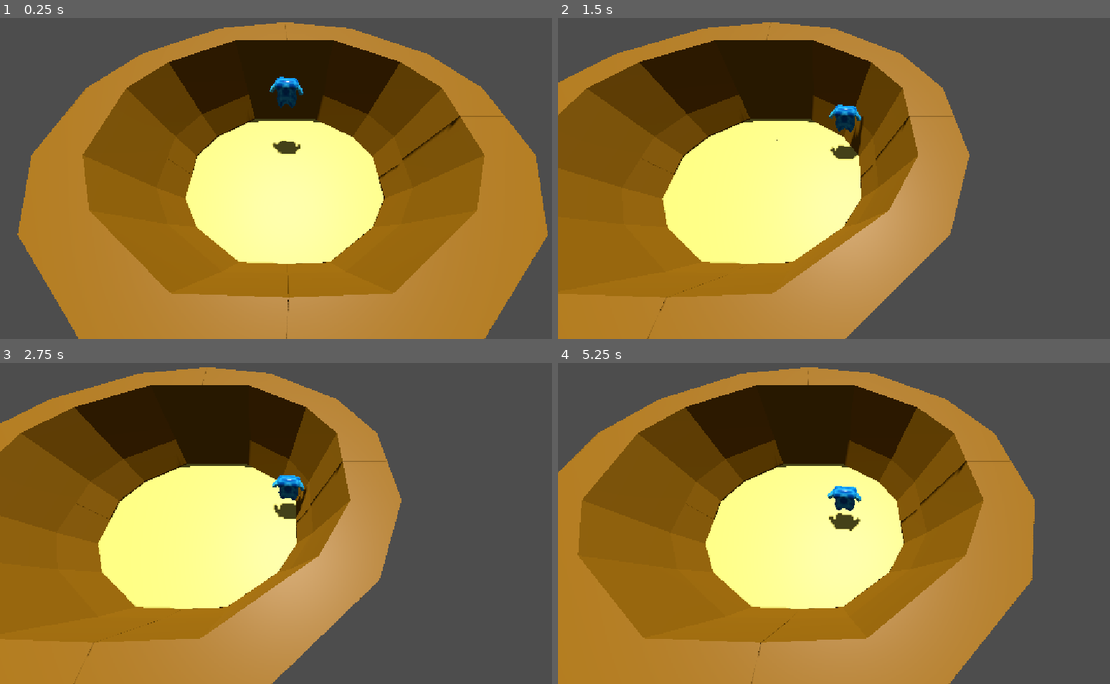
Above: before the commit, frames 1-4 (two rows, left to right).
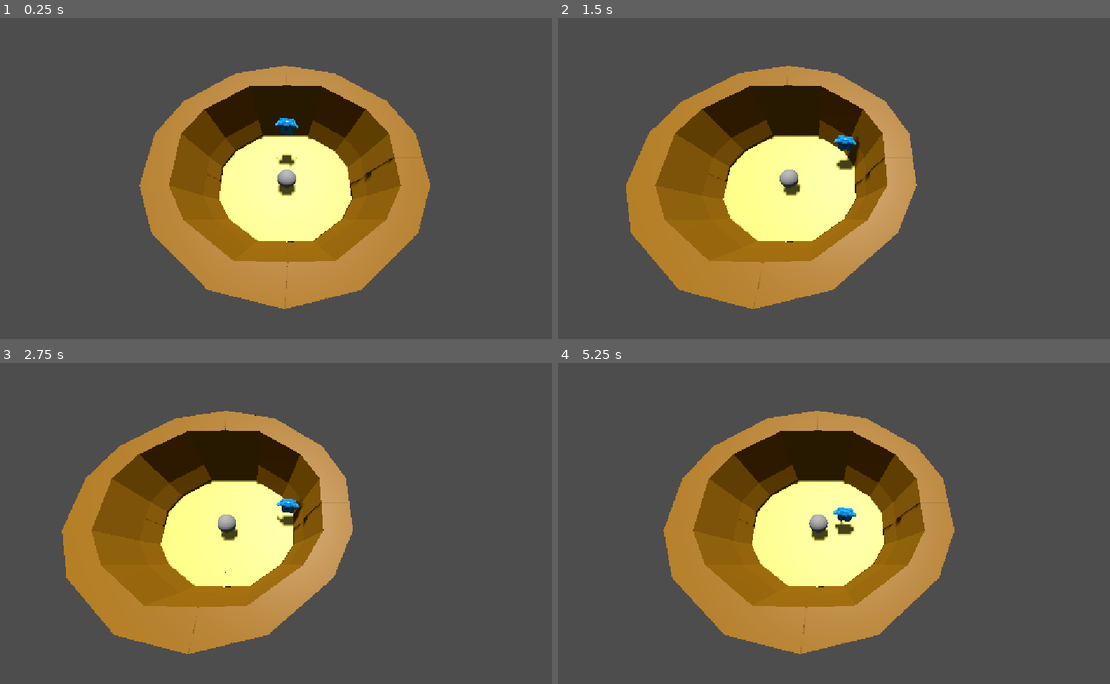
Above: after the commit, the same moments.

Repository: wildevi26250-tech/tcob
Game: Godot game, scene res://Main.tscn
Same seed, same stepped clock (60 frames per second), same inputs: the game is played once before the commit and once after it.
Inputs (mouse positions are in pixels of both pictures, inside the frame that each line leads up to):
- Up to frame 1 (0.25 s): no input
- Up to frame 2 (1.5 s): tap Enter (ui_accept) at 0.5, 0.77 s; move the mouse to (972, 162) at 0.52 s; hold Right (ui_right) 0.53-1.25 s; click (972, 162) at 0.67 s; drag from (729, 194) to (817, 242) at 1.27 s
- Up to frame 3 (2.75 s): move the mouse to (342, 452) at 2.02 s; hold Right (ui_right) from 2.03 s (still down)
- Up to frame 4 (5.25 s): release Right (ui_right) at 2.75 s; drag from (817, 587) to (673, 475) at 2.77 s; move the mouse to (1016, 571) at 3.52 s; hold Left (ui_left) 3.53-4.25 s; tap Enter (ui_accept) at 3.77 s; drag from (673, 475) to (756, 443) at 4.27 s; move the mouse to (872, 523) at 5.02 s; hold Down (ui_down) from 5.03 s (still down); click (872, 523) at 5.17 s

The runs differ from the first frame. In frame 1, 68% of the frame differs, in the area x 3-100%, y 1-100%; in frame 2, 50%; in frame 3, 47%; in frame 4, 63%.

Commit message:
code

Diff:
--- a/Enemy.tscn
+++ b/Enemy.tscn
@@ -5,6 +5,10 @@
 
 [sub_resource type="PhysicsMaterial" id="PhysicsMaterial_ly3xq"]
 bounce = 5.9
+
+[sub_resource type="CapsuleMesh" id="CapsuleMesh_ly3xq"]
+radius = 0.9472656
+height = 1.8945313
 
 [sub_resource type="SphereShape3D" id="SphereShape3D_p3a75"]
 radius = 0.9551661
@@ -16,6 +20,9 @@
 physics_material_override = SubResource("PhysicsMaterial_ly3xq")
 script = ExtResource("2_s7bn3")
 
+[node name="MeshInstance3D" type="MeshInstance3D" parent="RigidBody3D" unique_id=1928330693]
+mesh = SubResource("CapsuleMesh_ly3xq")
+
 [node name="CollisionShape3D" type="CollisionShape3D" parent="RigidBody3D" unique_id=1880098749]
 shape = SubResource("SphereShape3D_p3a75")
 
--- a/Main.tscn
+++ b/Main.tscn
@@ -31,7 +31,7 @@
 shadow_enabled = true
 
 [node name="Camera3D" type="Camera3D" parent="." unique_id=1148633664 node_paths=PackedStringArray("target")]
-transform = Transform3D(1, 0, 0, 0, 0.5282381, 0.8490963, 0, -0.8490963, 0.5282381, 0, 12.265902, 8.379003)
+transform = Transform3D(1, 0, 0, 0, 0.39062512, 0.9205498, 0, -0.9205498, 0.39062512, 0, 20.217093, 8.379003)
 script = ExtResource("3_fos0i")
 target = NodePath("../CharacterBody3D")
 
--- a/colosseum.tscn
+++ b/colosseum.tscn
@@ -75,7 +75,7 @@
 [node name="colosseum" type="Node3D" unique_id=42025773]
 
 [node name="Cube" type="MeshInstance3D" parent="." unique_id=78876776]
-transform = Transform3D(1, 0, 0, 0, 1, 0, 0, 0, 1, -9.0100765, 0, 0)
+transform = Transform3D(1, 0, 0, 0, 1, 1.7484555e-07, 0, -1.7484555e-07, 1, -9.0100765, 0, 0)
 mesh = SubResource("ArrayMesh_nvhyl")
 
 [node name="StaticBody3D2" type="StaticBody3D" parent="Cube" unique_id=2132262366]
--- a/enemy.gd
+++ b/enemy.gd
@@ -7,12 +7,13 @@
 
 # Called when the node enters the scene tree for the first time.
 func _ready() -> void:
-	timer.start()
+	pass
 
 
 # Called every frame. 'delta' is the elapsed time since the previous frame.
 func _process(delta: float) -> void:
-	pass
+	timer.start()
+	get_tree().create_timer(1.0)
 
 
 func _physics_process(delta: float) -> void:
